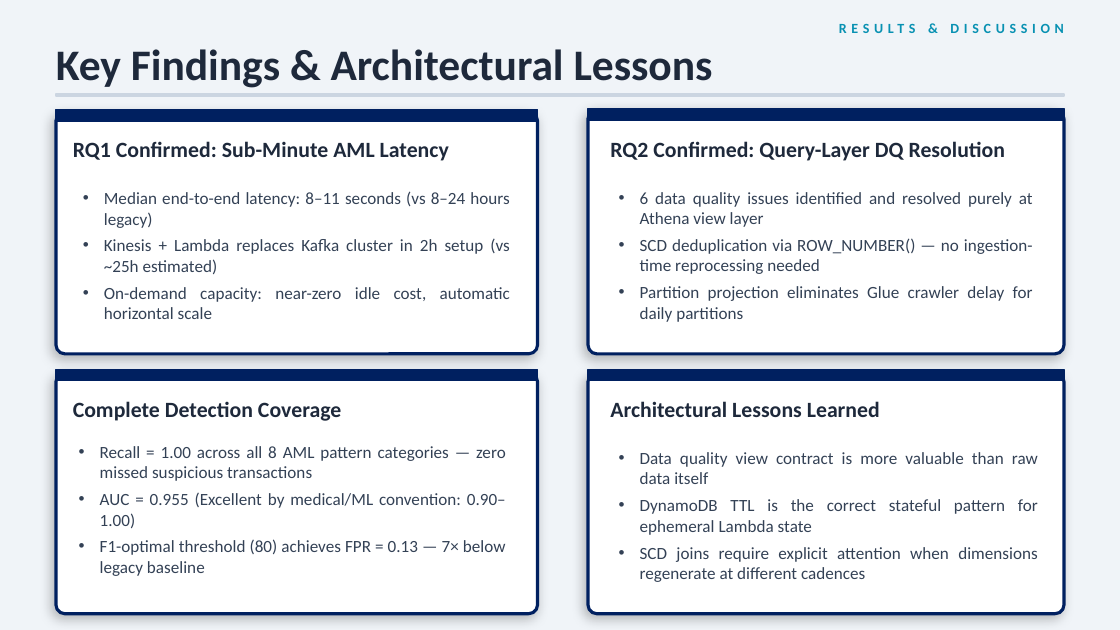
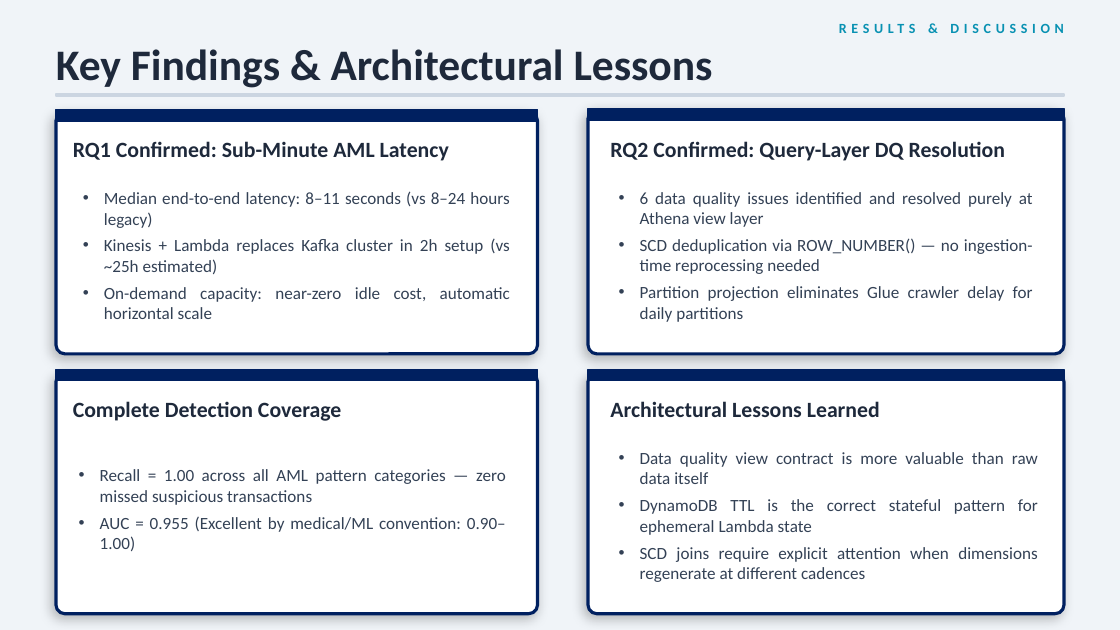
Before and after one commit to MoaviaMahmood/Financial-Transaction-Monitoring, a slide deck: slide 24 of docs/AML_Detection_System_Presentation.pptx (slide 21 before the commit). Drawn at 1120x630 pixels with LibreOffice and Linux fonts; fonts in the diff are those of the drawing. Boxes give left, top, right and bottom in pixels: in the first picture for what was removed or moved away, otherwise in the second. Text is boxed around its words. In the diff, an @@ line names an element or a change of style, - is before the commit and + after.

```diff
--- a/docs/AML_Detection_System_Presentation.pptx
+++ b/docs/AML_Detection_System_Presentation.pptx
@@ text at bbox=[100, 469, 506, 505]: text changed @@
-• Recall = 1.00 across all 8 AML pattern categories — zero missed suspicious transactions
+• Recall = 1.00 across all AML pattern categories — zero missed suspicious transactions
@@ text at bbox=[100, 539, 506, 576]: paragraph removed @@
-• F1-optimal threshold (80) achieves FPR = 0.13 — 7× below legacy baseline
```
Also in this commit, not shown: 20 other slides changed, 3 slides added.
